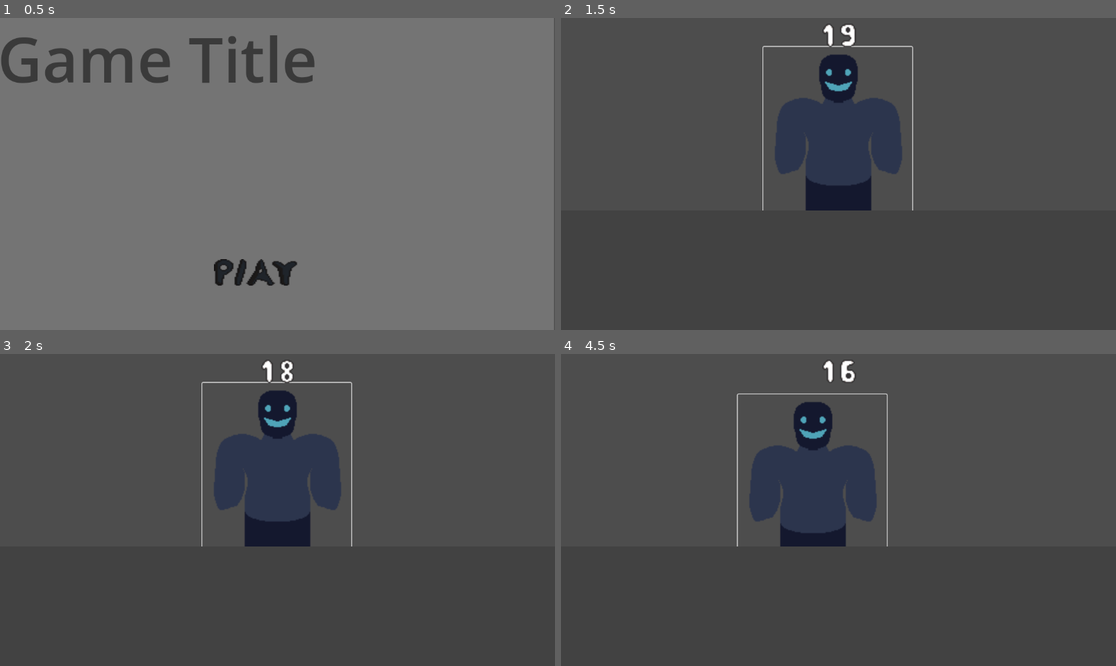
Above: before the commit, frames 1-4 (two rows, left to right).
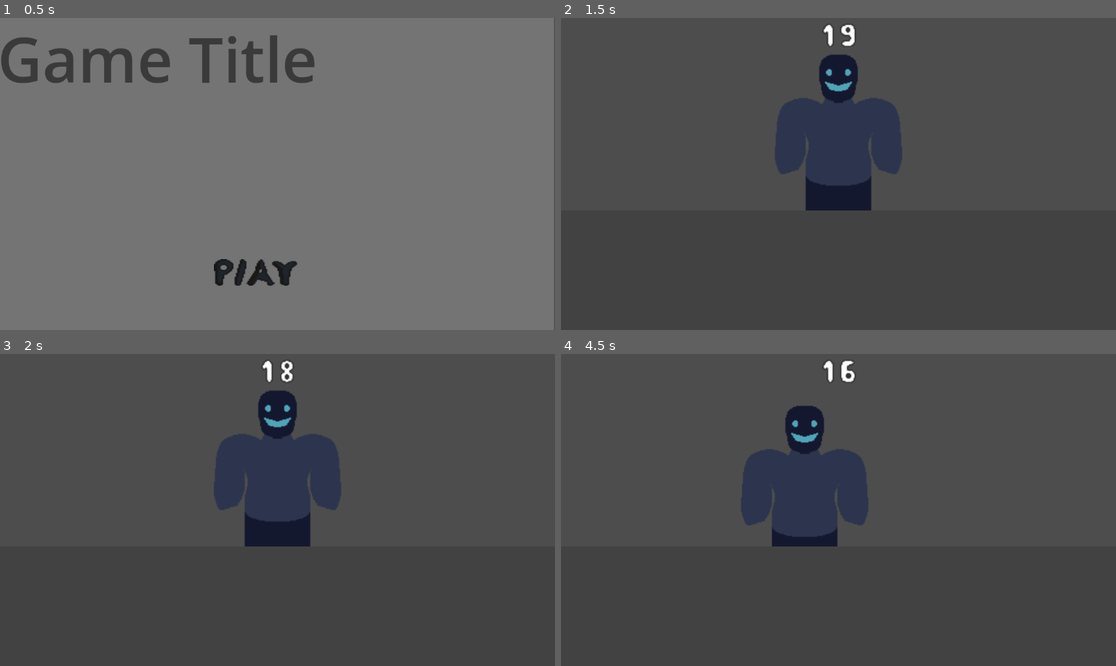
Above: after the commit, the same moments.

Repository: astaari/20secondgj
Game: Godot game, scene res://scenes/title.tscn
Two runs of this game, one before a commit and one after it. Both use one fixed random seed, a clock stepped at 60 frames per second and the inputs below.
Inputs (mouse positions are in pixels of both pictures, inside the frame that each line leads up to):
- Up to frame 1 (0.5 s): no input
- Up to frame 2 (1.5 s): click (816, 273) at 0.5 s; click (838, 142) at 1.25 s
- Up to frame 3 (2 s): no input
- Up to frame 4 (4.5 s): click (838, 478) at 2 s; click (838, 478) at 2.75 s; tap Enter at 3.5 s; move the mouse to (960, 494) at 3.52 s; press the mouse at (960, 494) at 3.53 s; tap Space at 4.25 s; move the mouse to (727, 525) at 4.27 s; release the mouse at (727, 525) at 4.28 s; click (727, 525) at 4.35 s

Frame 1 is identical in both runs. In frame 2, 0.4% of the frame differs, in the area x 36-64%, y 8-62%; in frame 3, 0.4%; in frame 4, 2.4%, in the area x 31-59%, y 12-62%.

Commit message:
gameloop

Diff:
--- a/scenes/person.tscn
+++ b/scenes/person.tscn
@@ -1,7 +1,9 @@
-[gd_scene load_steps=3 format=3 uid="uid://bf7js5xmur06k"]
+[gd_scene load_steps=4 format=3 uid="uid://bf7js5xmur06k"]
 
 [ext_resource type="Script" uid="uid://cohh0mco8ab8o" path="res://scripts/person.gd" id="1_5dovg"]
 [ext_resource type="Texture2D" uid="uid://lbarit3mp8r1" path="res://art/sprites/person.png" id="2_jf287"]
+
+[sub_resource type="StyleBoxEmpty" id="StyleBoxEmpty_5dovg"]
 
 [node name="Person" type="Node2D"]
 script = ExtResource("1_5dovg")
@@ -15,6 +17,7 @@
 offset_top = -192.0
 offset_right = 153.0
 offset_bottom = 201.0
+theme_override_styles/focus = SubResource("StyleBoxEmpty_5dovg")
 flat = true
 
 [connection signal="button_down" from="Selector" to="." method="_on_selector_button_down"]
--- a/scripts/person.gd
+++ b/scripts/person.gd
@@ -1,8 +1,11 @@
 extends Node2D
 
+const PERSON = preload("uid://bf7js5xmur06k")
 @onready var sprite_2d: Sprite2D = $Sprite2D
 
 const RETURN = 0
+const THROWLEFT = 1
+const THROWRIGHT = 2
 
 var move_with_mouse = false
 var state = 0
@@ -12,6 +15,8 @@
 var midrw = rw/2
 var rightrw = (rw*6)/8
 var startY
+
+# Q: Do we want to use this throw script or maybe we just use buttons?
 
 func _ready():
 	startY = position.y
@@ -23,14 +28,34 @@
 	else:
 		match state:
 			RETURN: #Return to the center of the screen
-				self.position = lerp(self.position, Vector2(midrw, startY), 0.25)
+				position = lerp(position, Vector2(midrw, startY), 0.2)
+			THROWLEFT:
+				position = lerp(position, Vector2(-500.0, startY),0.05)
+				if position.x < -200.0:
+					_die()
+			THROWRIGHT:
+				position = lerp(position, Vector2(rw+500.0, startY),0.05)
+				if position.x > rw+200.0:
+					_die()
+
+func _die():
+					print("dead")
+					var inst = PERSON.instantiate()
+					get_parent().add_child(inst)
+					inst.global_position = Vector2(midrw,startY)
+					inst.startY = startY
+					inst.z_index = -1
+					queue_free()
+
 
 #Finalizes the players choice based on the cards x position
 func _on_selector_button_up() -> void:
 	if global_position.x > rightrw:
 		print("Right!")
+		state = THROWRIGHT
 	elif global_position.x < leftrw:
 		print("Left!")
+		state = THROWLEFT
 	else:
 		state = RETURN
 	move_with_mouse = false
